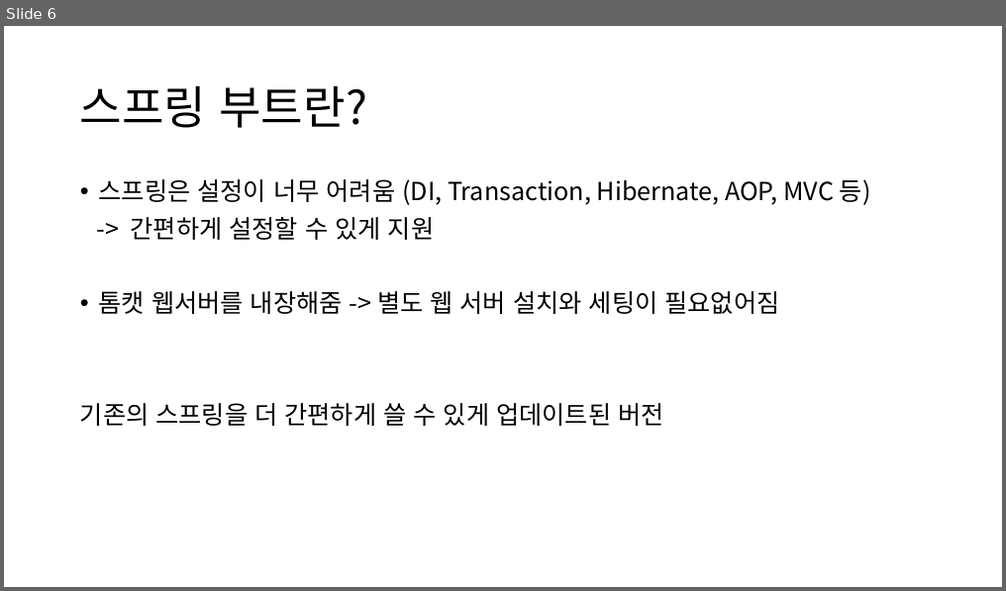
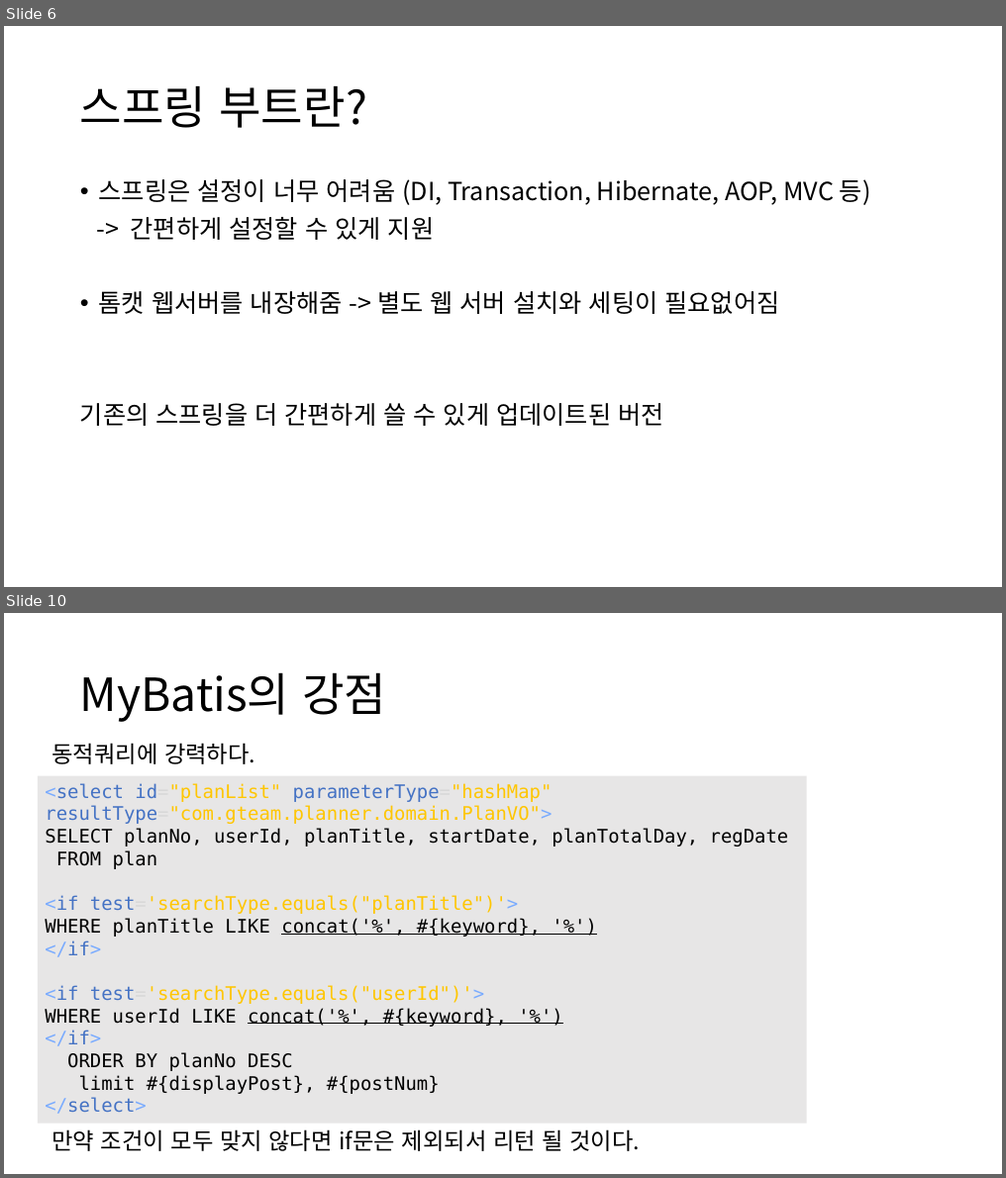
Before and after one commit to Jonghyun99/TIL, a slide deck: ppt/Spring, MVC패턴, MyBatis.pptx. Shown one above the other, each under a label of ours: slide 6 before the commit, slides 6 and 10 after it; the slides between them are not shown. The pictures are 1006x591 and 1006x1178 pixels, drawn with LibreOffice and Linux fonts; fonts in the diff are those of the drawing. Boxes give left, top, right and bottom in pixels: in the first picture for what was removed or moved away, otherwise in the second. Text is boxed around its words. In the diff, an @@ line names an element or a change of style, - is before the commit and + after.

```diff
--- a/ppt/Spring, MVC패턴, MyBatis.pptx
+++ b/ppt/Spring, MVC패턴, MyBatis.pptx
@@ slide 10 added at bbox=[4, 613, 1002, 1174], background #FFFFFF @@
@@ title added at bbox=[80, 672, 386, 722], 44 pt, text #000000 @@
+MyBatis의 강점
@@ text added at bbox=[52, 743, 640, 1152], 22.2 pt, text #000000 @@
+동적쿼리에 강력하다.
+만약 조건이 모두 맞지 않다면 if문은 제외되서 리턴 될 것이다.
@@ rectangle added at bbox=[38, 776, 807, 1124], fill #E7E6E6, 18 pt, text #000000 @@
+<select id="planList" parameterType="hashMap" resultType="com.gteam.planner.domain.PlanVO">
+SELECT planNo, userId, planTitle, startDate, planTotalDay, regDate
+FROM plan
+<if test='searchType.equals("planTitle")'>
+WHERE planTitle LIKE concat('%', #{keyword}, '%')
+</if>
+<if test='searchType.equals("userId")'>
+WHERE userId LIKE concat('%', #{keyword}, '%')
+</if>
+ORDER BY planNo DESC
+limit #{displayPost}, #{postNum}
+</select>
```
Also in this commit, not shown: 6 slides changed, 1 other slide added, 1 slide removed.
